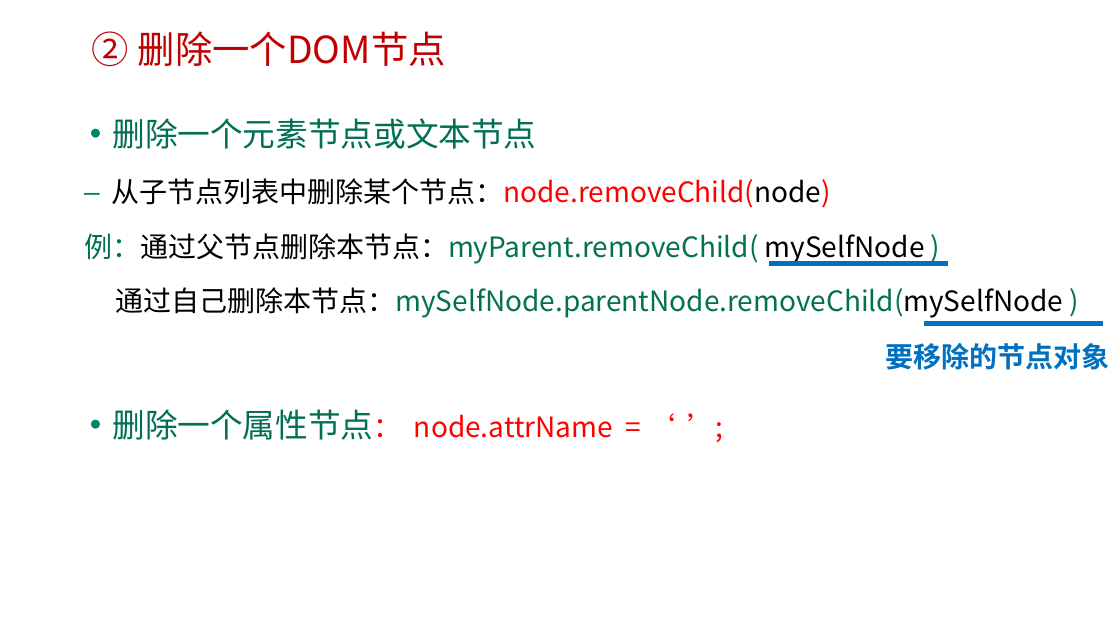
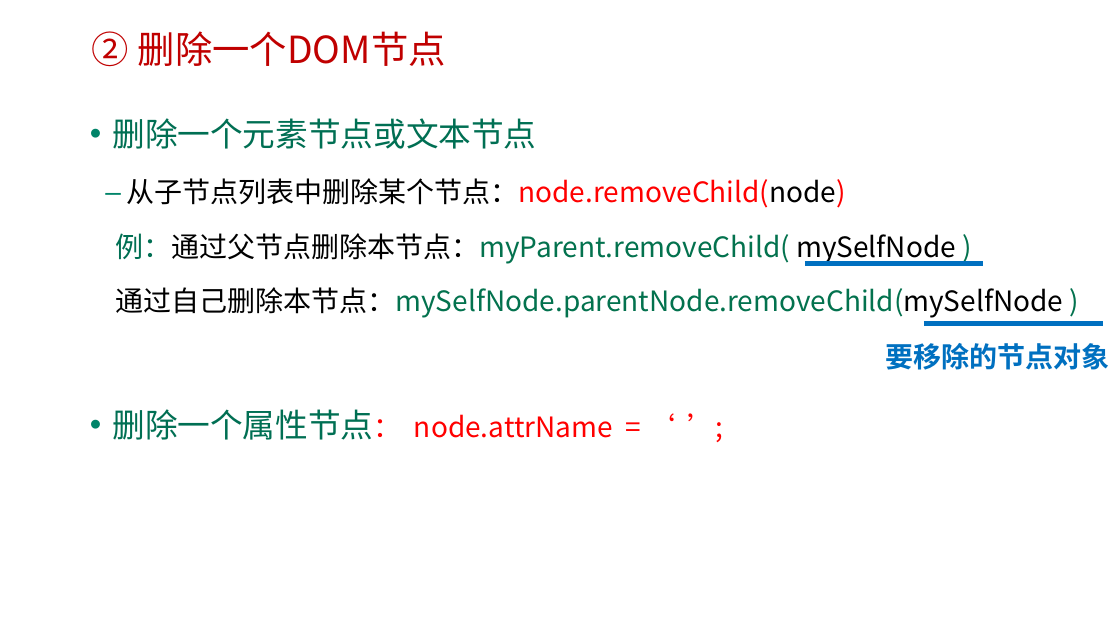
Before and after one commit to edu2act/course-web2, a slide deck: slide 13 of materials/slides/1-8.pptx. Drawn at 1120x630 pixels with LibreOffice and Linux fonts; fonts in the diff are those of the drawing; background and template pictures are left out. Boxes give left, top, right and bottom in pixels: in the first picture for what was removed or moved away, otherwise in the second. Text is boxed around its words. In the diff, an @@ line names an element or a change of style, - is before the commit and + after.

```diff
--- a/materials/slides/1-8.pptx
+++ b/materials/slides/1-8.pptx
@@ text at bbox=[126, 178, 845, 208]: indent changed @@
@@ line moved from (769, 264) - (948, 264) to (805, 264) - (984, 264) @@
```
Also in this commit, not shown: 4 other slides changed, 1 other file.
